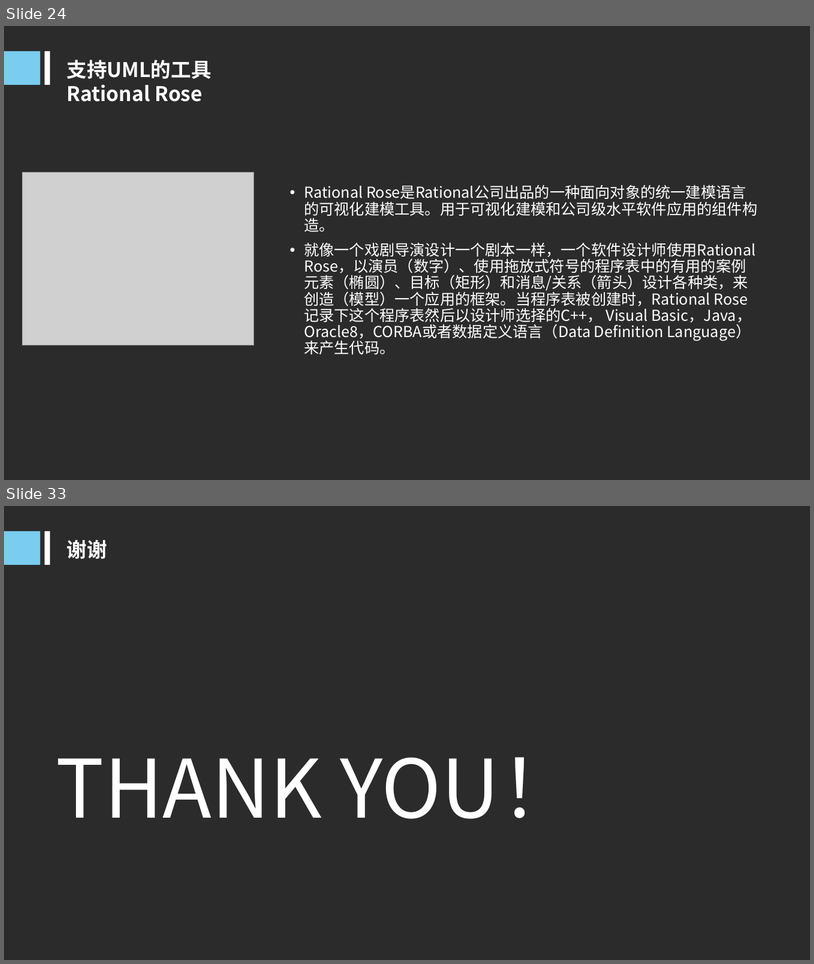
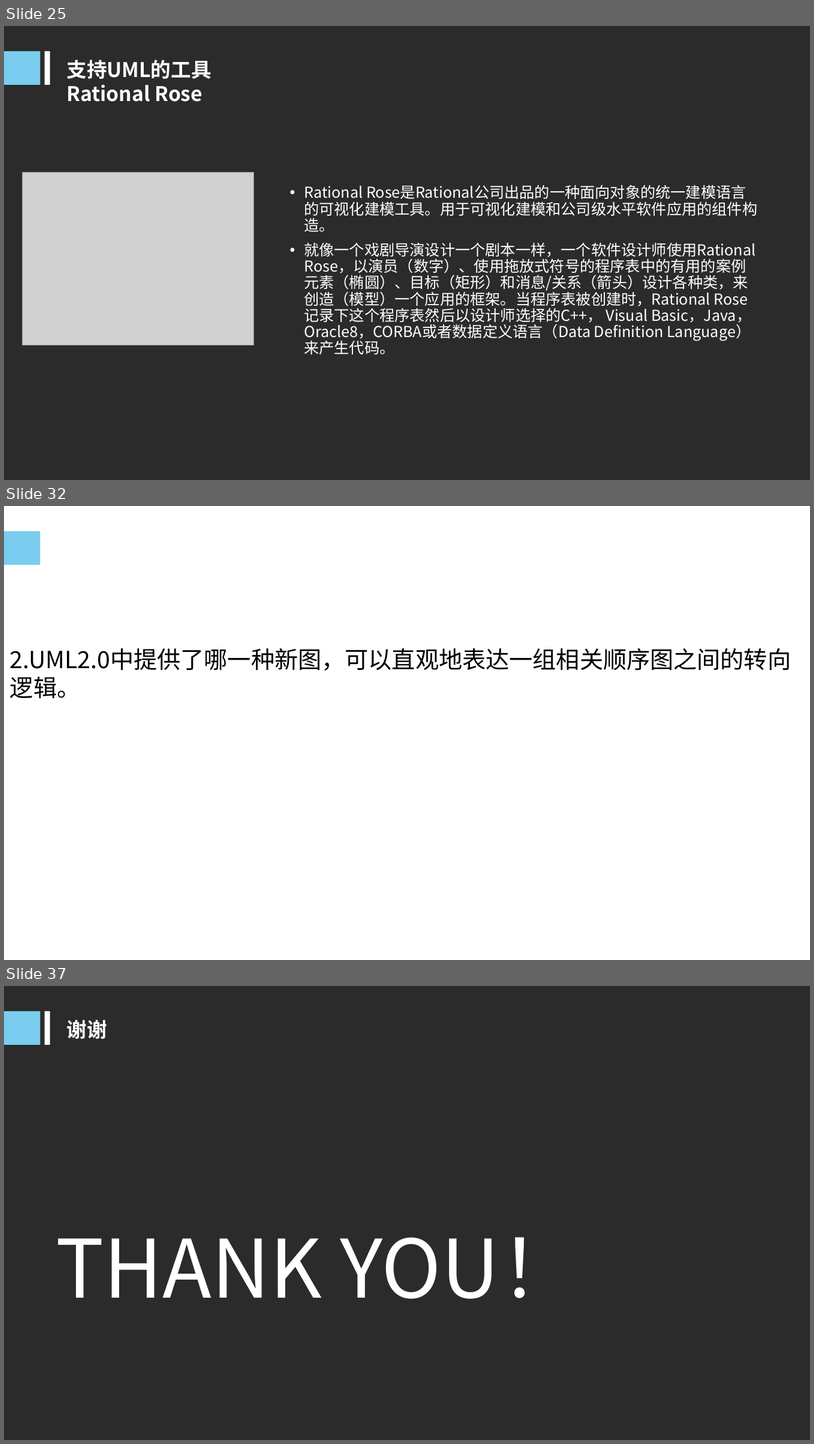
Before and after one commit to PRD2018-G10/TeachingAssistWebsiteProject, a slide deck: PRD2018-G10-UML概述PPT.ppt. Shown one above the other, each under a label of ours: slides 24 and 33 before the commit, slides 25, 32 and 37 after it; the slides between them are not shown. The pictures are 814x964 and 814x1444 pixels, drawn with LibreOffice and Linux fonts; fonts in the diff are those of the drawing; grey boxes stand for pictures; background and template pictures are left out; a plain dark background stands for a picture behind light text. Boxes give left, top, right and bottom in pixels: in the first picture for what was removed or moved away, otherwise in the second. Text is boxed around its words. In the diff, an @@ line names an element or a change of style, - is before the commit and + after.

```diff
--- a/PRD2018-G10-UML概述PPT.ppt
+++ b/PRD2018-G10-UML概述PPT.ppt
@@ slide 32 added at bbox=[4, 506, 810, 960], background picture (left out) @@
@@ rectangle added at bbox=[4, 531, 40, 565], fill #7ACDEF @@
@@ rectangle added at bbox=[45, 531, 50, 565], fill #FFFFFF @@
@@ text added at bbox=[61, 534, 284, 565], 24 pt, text #FFFFFF, bold @@
+答案
@@ text added at bbox=[10, 648, 791, 698], 28 pt, text #000000 @@
+2.UML2.0中提供了哪一种新图，可以直观地表达一组相关顺序图之间的转向逻辑。
@@ what was slide 24 is now slide 25 @@
@@ what was slide 33 is now slide 37 @@
```
Also in this commit, not shown: 12 slides changed, 6 other slides added, 3 slides removed.
